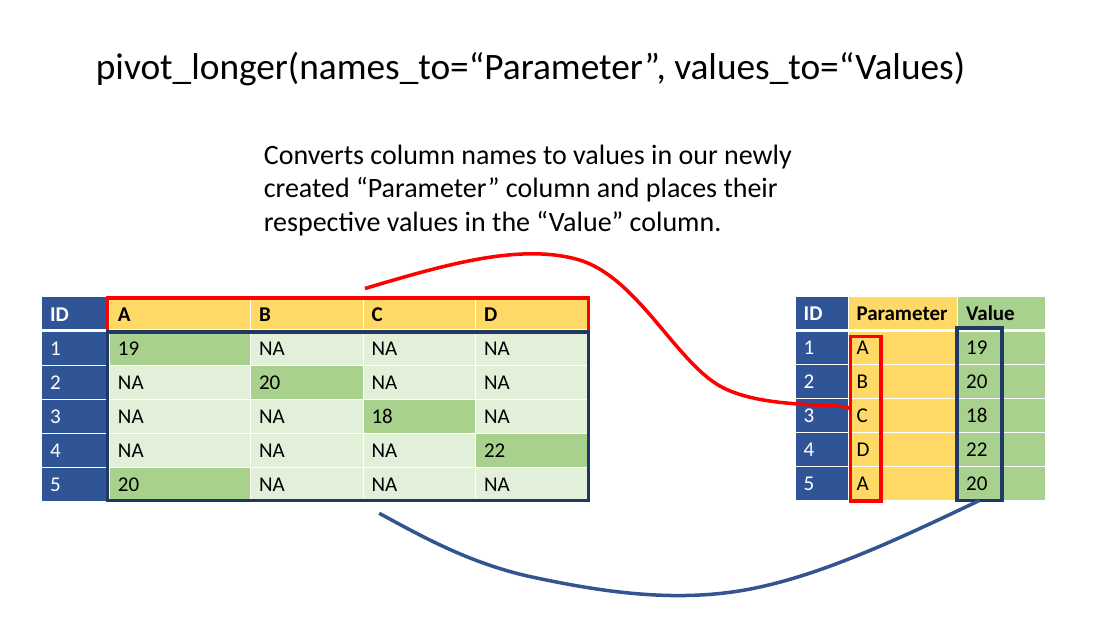
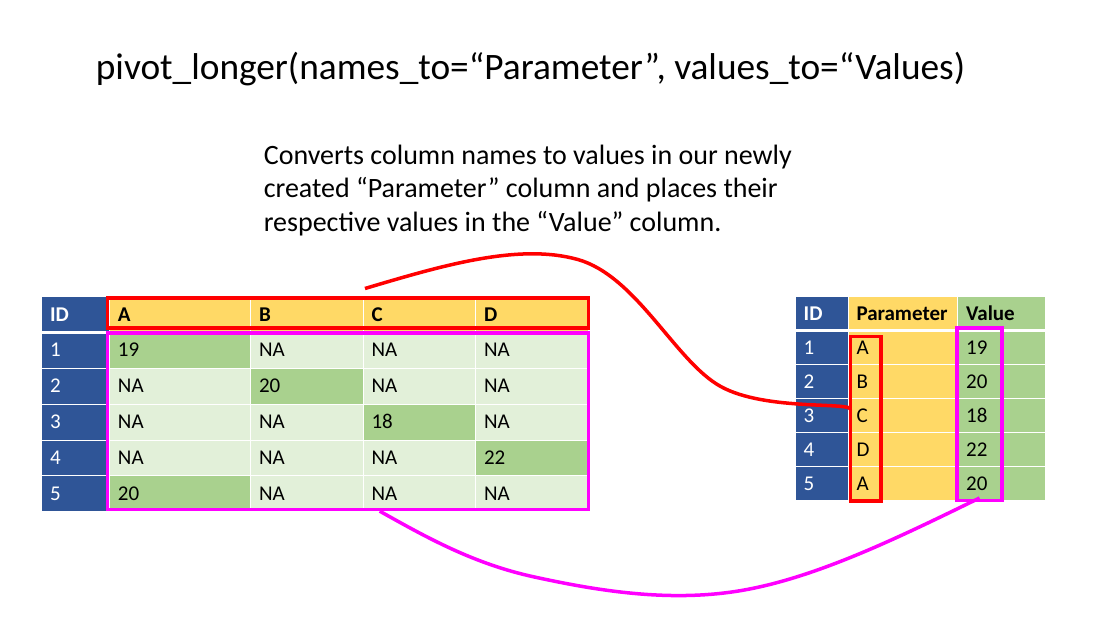
Before and after one commit to Diego-Ibarra/biol3782, a slide deck: slide 13 of week5/Lab 5 figures.pptx. Drawn at 1120x630 pixels with LibreOffice and Linux fonts; fonts in the diff are those of the drawing. Boxes give left, top, right and bottom in pixels: in the first picture for what was removed or moved away, otherwise in the second. Text is boxed around its words. In the diff, an @@ line names an element or a change of style, - is before the commit and + after.

```diff
--- a/week5/Lab 5 figures.pptx
+++ b/week5/Lab 5 figures.pptx
@@ table: place and size @@
-table at box(42, 297, 589, 501)
+table at box(42, 297, 589, 512)
@@ rectangle at box(957, 329, 1002, 502): outline #203864 3 pt to #FF00FF 3 pt @@
@@ rectangle at box(108, 333, 589, 509): outline #203864 3 pt to #FF00FF 3 pt @@
@@ rectangle: place and size @@
-rectangle at box(108, 332, 589, 501)
+rectangle at box(108, 333, 589, 509)
@@ freeform shape at box(380, 498, 980, 596): outline #325491 3 pt to #FF00FF 3 pt; outline redrawn @@
```
Also in this commit, not shown: 2 other slides changed, 10 other files.
